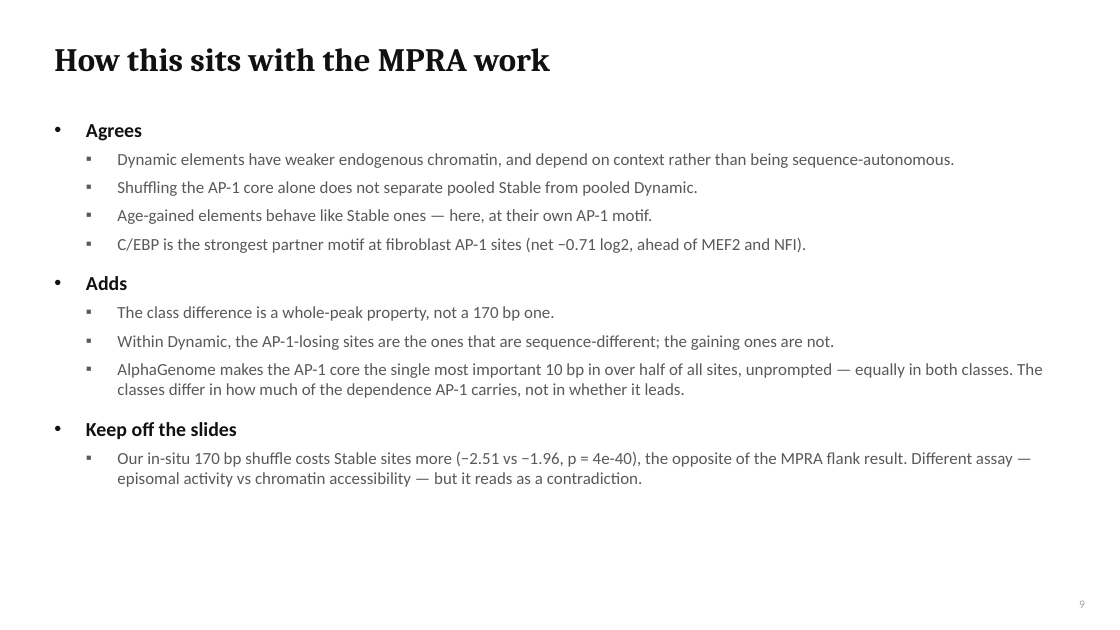
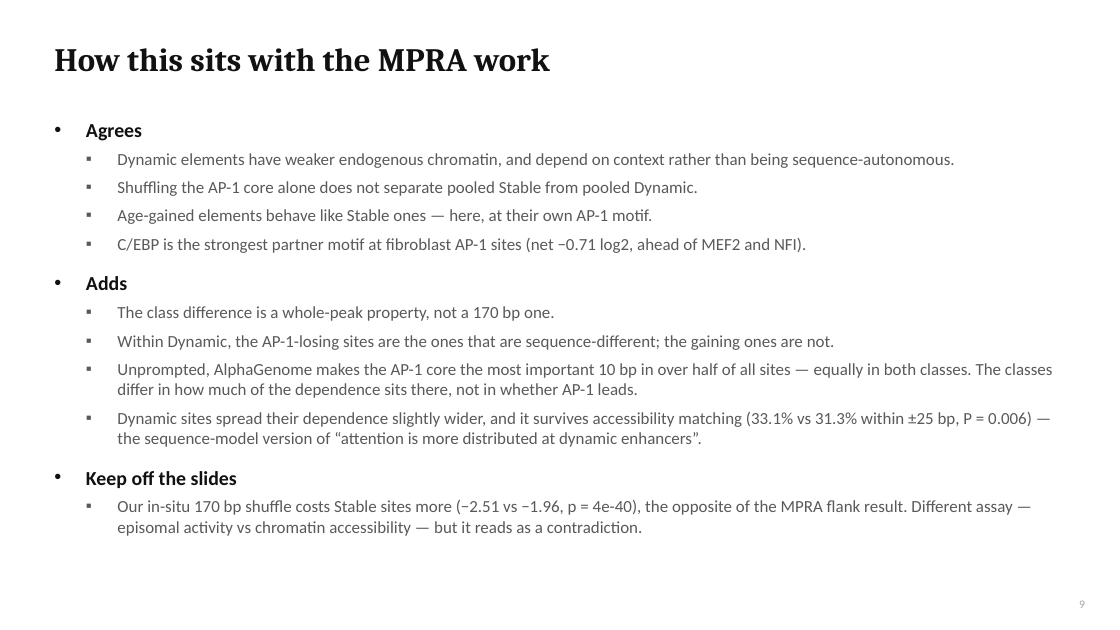
Before and after one commit to cytokine4242/Alpha_Genome_Ap1, a slide deck: slide 9 of Analysis/AP1_fibroblast_lab_meeting.pptx. Drawn at 1120x630 pixels with LibreOffice and Linux fonts; fonts in the diff are those of the drawing. Boxes give left, top, right and bottom in pixels: in the first picture for what was removed or moved away, otherwise in the second. Text is boxed around its words. In the diff, an @@ line names an element or a change of style, - is before the commit and + after.

```diff
--- a/Analysis/AP1_fibroblast_lab_meeting.pptx
+++ b/Analysis/AP1_fibroblast_lab_meeting.pptx
@@ text at [117,363,1052,447]: text changed @@
-  ▪ AlphaGenome makes the AP-1 core the single most important 10 bp in over half of all sites, unprompted — equally in both classes. The classes differ in how much of the dependence AP-1 carries, not in whether it leads.
+  ▪ Unprompted, AlphaGenome makes the AP-1 core the most important 10 bp in over half of all sites — equally in both classes. The classes differ in how much of the dependence sits there, not in whether AP-1 leads.
+  ▪ Dynamic sites spread their dependence slightly wider, and it survives accessibility matching (33.1% vs 31.3% within ±25 bp, P = 0.006) — the sequence-model version of “attention is more distributed at dynamic enhancers”.
```
Also in this commit, not shown: 1 other slide changed, 7 other files.
